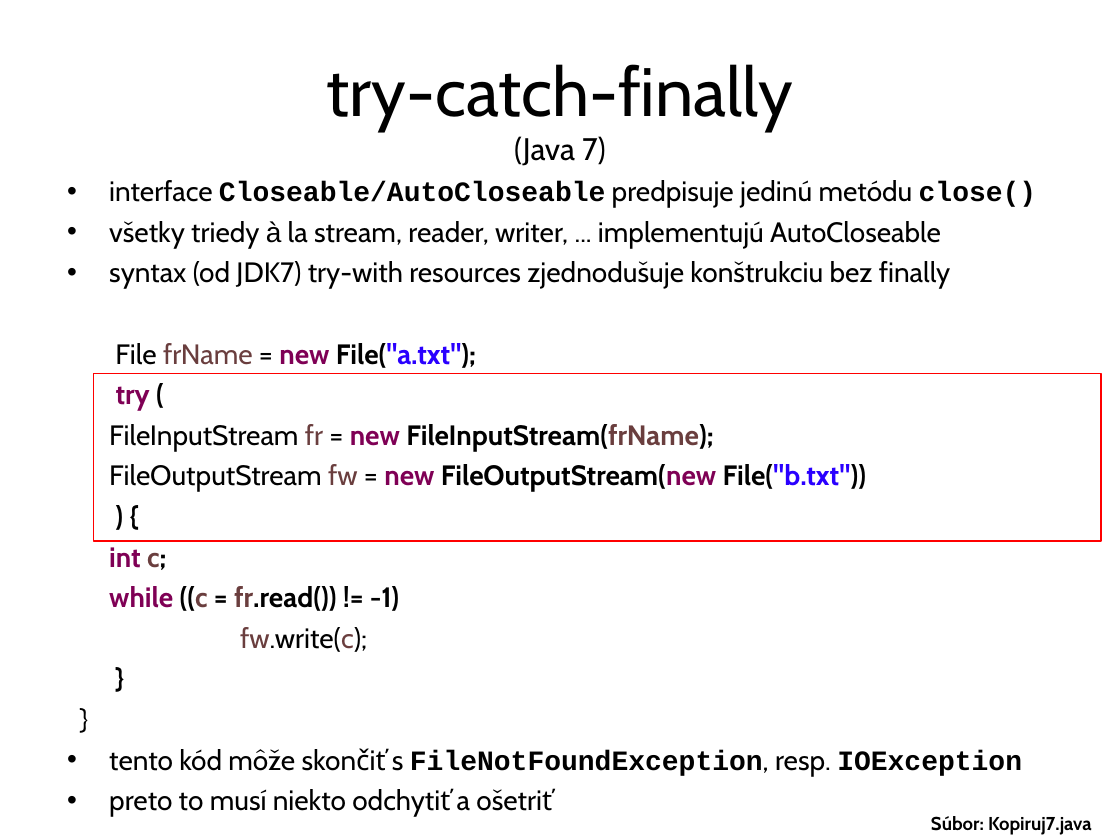
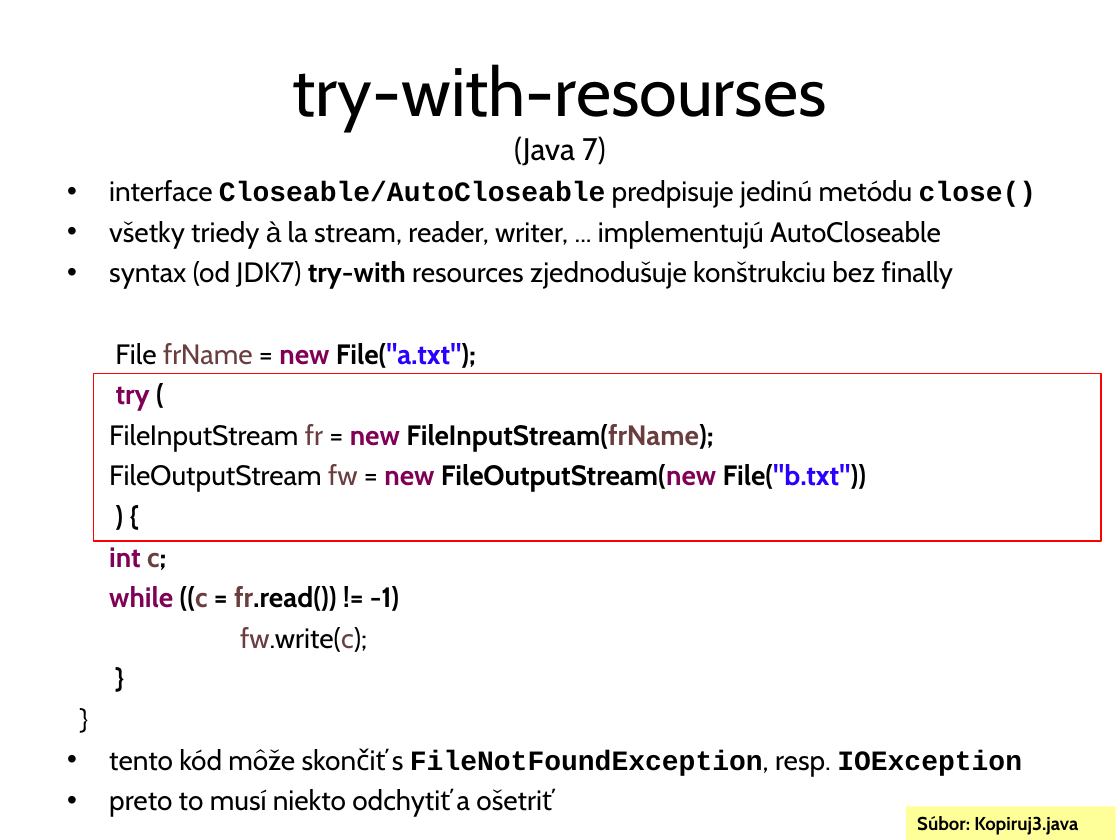
Before and after one commit to Programovanie4/Prednasky, a slide deck: slide 16 of 08/08_java.ppt. Drawn at 1120x840 pixels with LibreOffice and Linux fonts; fonts in the diff are those of the drawing. Boxes give left, top, right and bottom in pixels: in the first picture for what was removed or moved away, otherwise in the second. Text is boxed around its words. In the diff, an @@ line names an element or a change of style, - is before the commit and + after.

```diff
--- a/08/08_java.ppt
+++ b/08/08_java.ppt
@@ title at (293, 64, 827, 166): text changed @@
-try-catch-finally
-(Java 7)
+try-with-resourses
+(Java 7)
@@ text at (109, 261, 953, 289): bold on in "try-with" @@
@@ rectangle "Súbor: Kopiruj3.java": place and size @@
-rectangle "Súbor: Kopiruj3.java" at (931, 816, 1091, 835)
+rectangle "Súbor: Kopiruj3.java" at (906, 806, 1116, 840)
@@ rectangle "Súbor: Kopiruj3.java" at (906, 806, 1116, 840): fill none to #FFFF99 @@
@@ text in rectangle at (917, 816, 1078, 835): text changed @@
-Súbor: Kopiruj7.java
+Súbor: Kopiruj3.java
```
Also in this commit, not shown: 29 other slides changed, 2 slides added, 1 other file.
